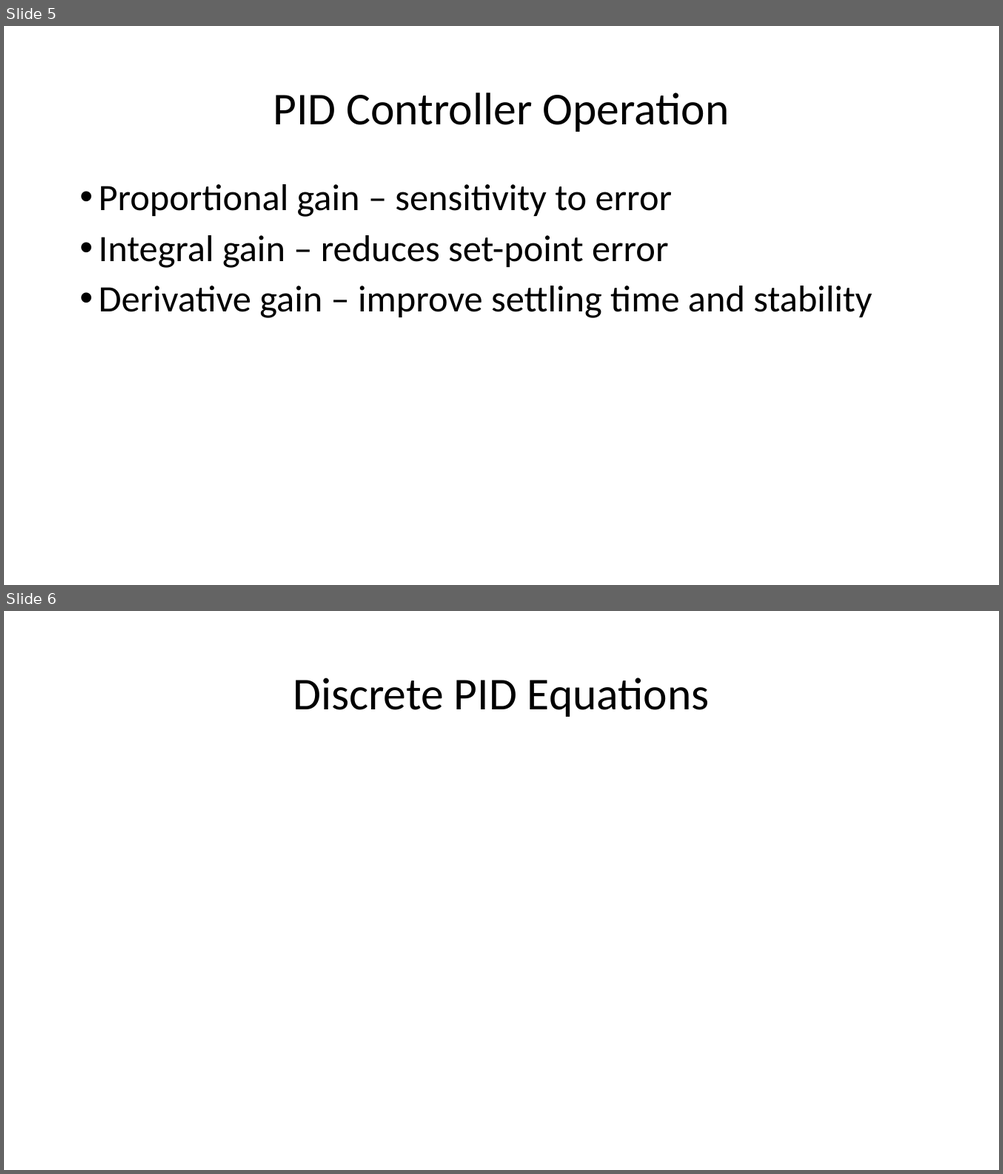
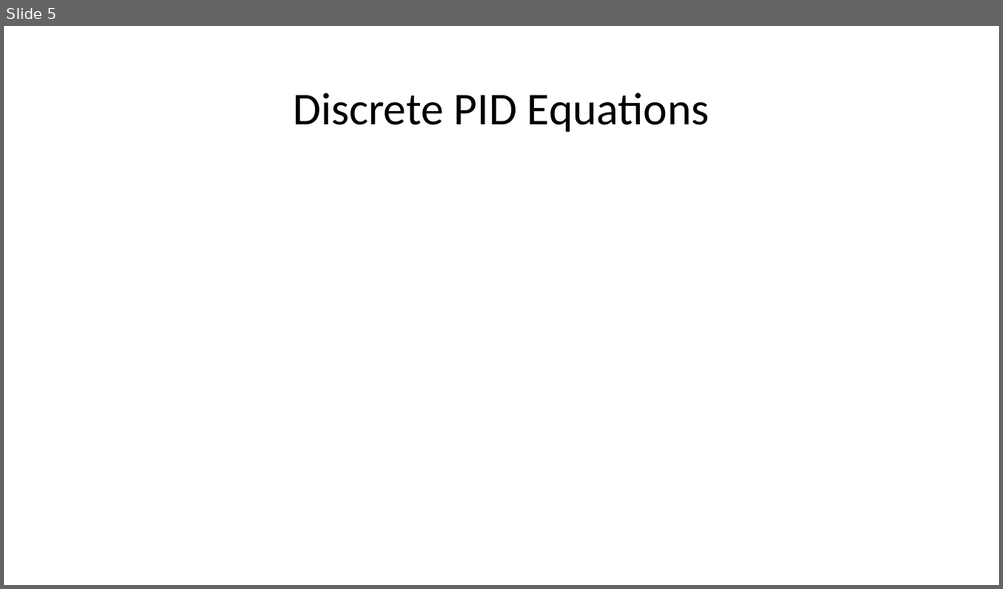
Before and after one commit to jdriscoll7/ELEC_3050, a slide deck: presentation/Final Projection Presentation.pptx. Shown one above the other, each under a label of ours: slides 5 and 6 before the commit, slide 5 after it. The pictures are 1003x1174 and 1003x589 pixels, drawn with LibreOffice and Linux fonts; fonts in the diff are those of the drawing; grey boxes stand for pictures. Boxes give left, top, right and bottom in pixels: in the first picture for what was removed or moved away, otherwise in the second. Text is boxed around its words. In the diff, an @@ line names an element or a change of style, - is before the commit and + after.

```diff
--- a/presentation/Final Projection Presentation.pptx
+++ b/presentation/Final Projection Presentation.pptx
@@ slide 5 removed at <box>4,26,999,585</box>, background #FFFFFF @@
@@ title removed at <box>273,93,728,132</box> @@
-PID Controller Operation
@@ text removed at <box>99,184,871,318</box> @@
-• Proportional gain – sensitivity to error
-• Integral gain – reduces set-point error
-• Derivative gain – improve settling time and stability
@@ what was slide 6 is now slide 5 @@
```
Also in this commit, not shown: 5 slides changed, 5 slides added, 2 other slides removed.
